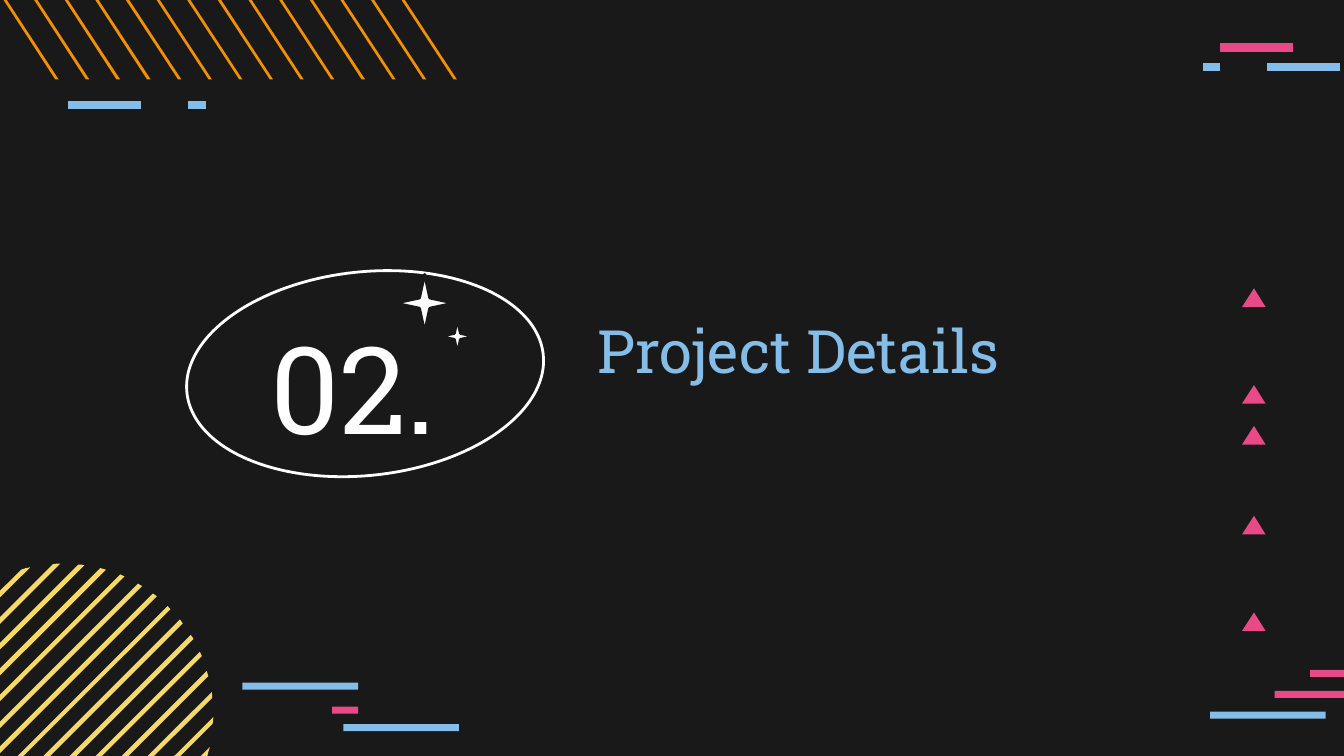
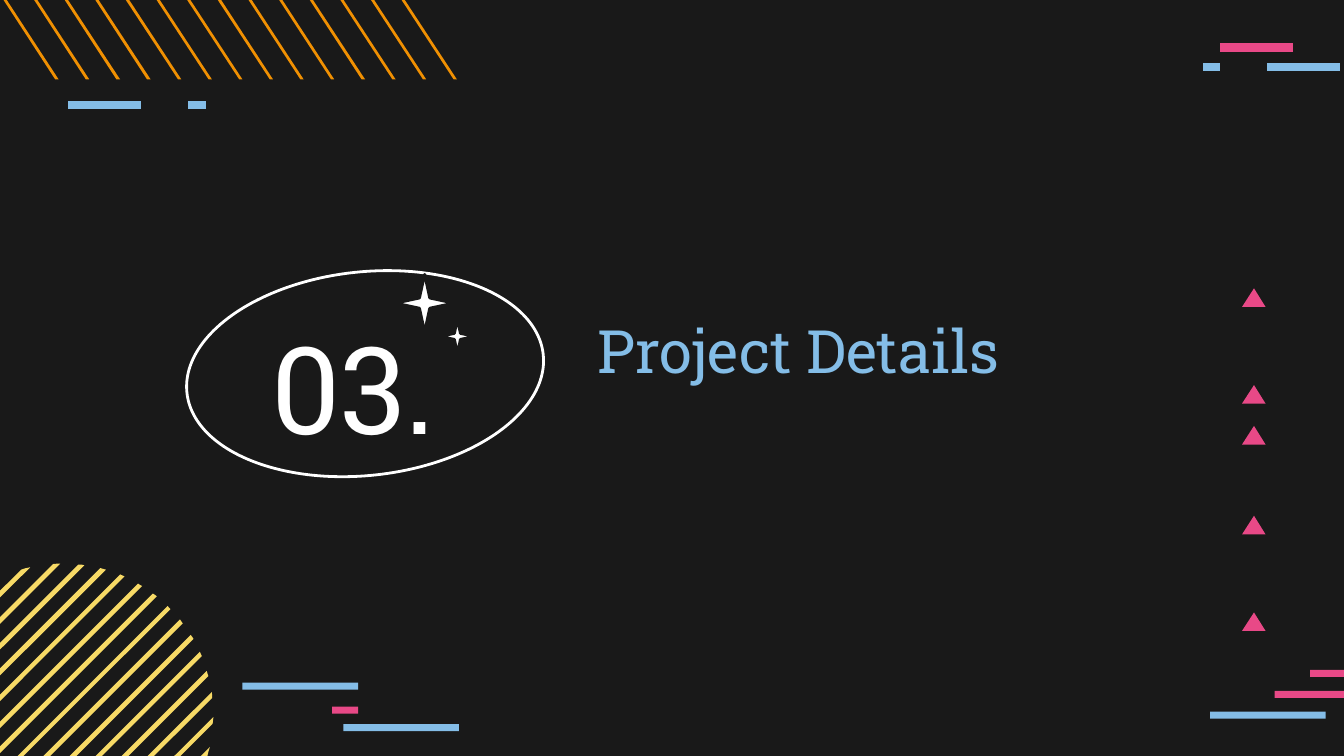
Before and after one commit to anish-2903/Food_Delivery_App, a slide deck: slide 15 of Resources/Presentation.pptx (slide 10 before the commit). Drawn at 1344x756 pixels with LibreOffice and Linux fonts; fonts in the diff are those of the drawing. Boxes give left, top, right and bottom in pixels: in the first picture for what was removed or moved away, otherwise in the second. Text is boxed around its words. In the diff, an @@ line names an element or a change of style, - is before the commit and + after.

```diff
--- a/Resources/Presentation.pptx
+++ b/Resources/Presentation.pptx
@@ text at (271,324,435,463): text changed @@
-02.
+03.
```
Also in this commit, not shown: 2 other slides changed, 1 slide added, 1 slide removed, 5 other files.
